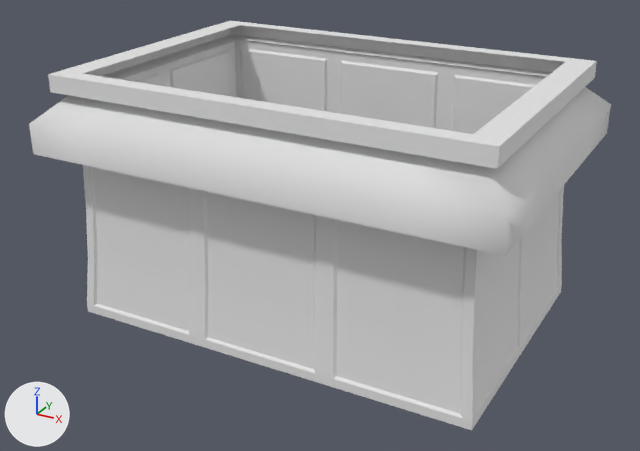
A saved change to the FBX model CrowUnitySouces/Assets/Resources/Buildings/Models/City_Base_0.fbx.
Before and after are seen from a 50 mm camera at (468.0, -875.0, 540.0) aimed at (-2.0, -20.0, 112.0). Lighting does not change. The marker at lower left points along +X, +Y and +Z. Where no turn or scale is listed for an object, it has been applied to the vertices.

The older version as bpy lines, for what is in view:
```python
me_cube = bpy.data.meshes.new('Cube')
me_cube.from_pydata(...)  # 494 vertices, 427 faces; spans x -276.0..276.0, y -196.0..196.0, z 0.0..300.0
me_cube.materials.append(mat_material)  # white #e7e7e7
ob_buildingb_base = bpy.data.objects.new('buildingB_Base', me_cube)
ob_buildingb_base.location = (0.0, 0.0, 0.0)
```
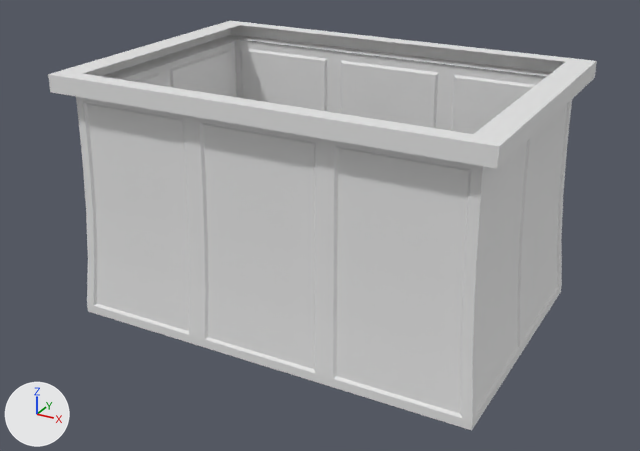
Location of each change, [x1, y1, x2, y2] in pixels of the pictures (640 x 451 px):
```json
{"object": "buildingB_Base", "change": "reshaped", "before": [29, 21, 611, 430], "after": [48, 21, 597, 430]}
{"part": 1, "of": "me_cube", "change": "deleted", "before": [29, 40, 611, 256]}
```

Edits to the scene script, one JSON object a line:
```json
{"block": "me_cube", "where": "me_cube.from_pydata(...)  # 494 vertices, 427 faces; spans x -276.0..276.0, y -196.0..196.0, z 0.0..300.0"}
{"block": "me_cube", "where": "# used by ob_buildingb_base; location = (0.0, 0.0, 0.0)"}
{"block": "me_cube", "change": "me_cube part 1: the loose piece of 60 vertices spanning x -276.0..276.0, y -196.0..196.0, z 210.0..280.0 is deleted"}
```
